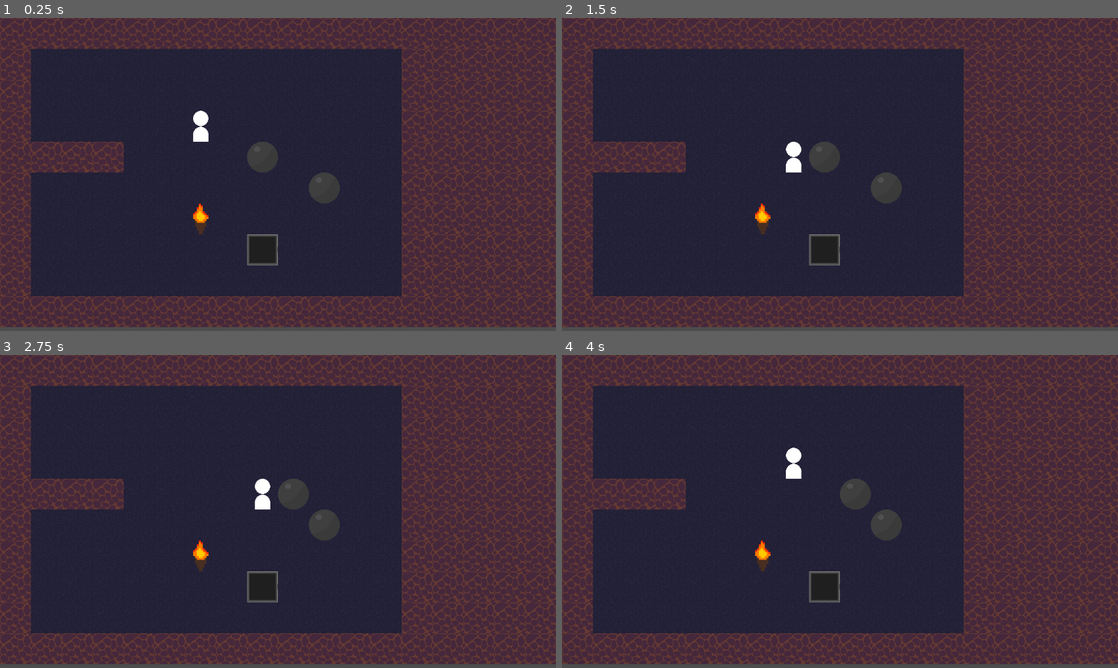
Above: before the commit, frames 1-4 (two rows, left to right).
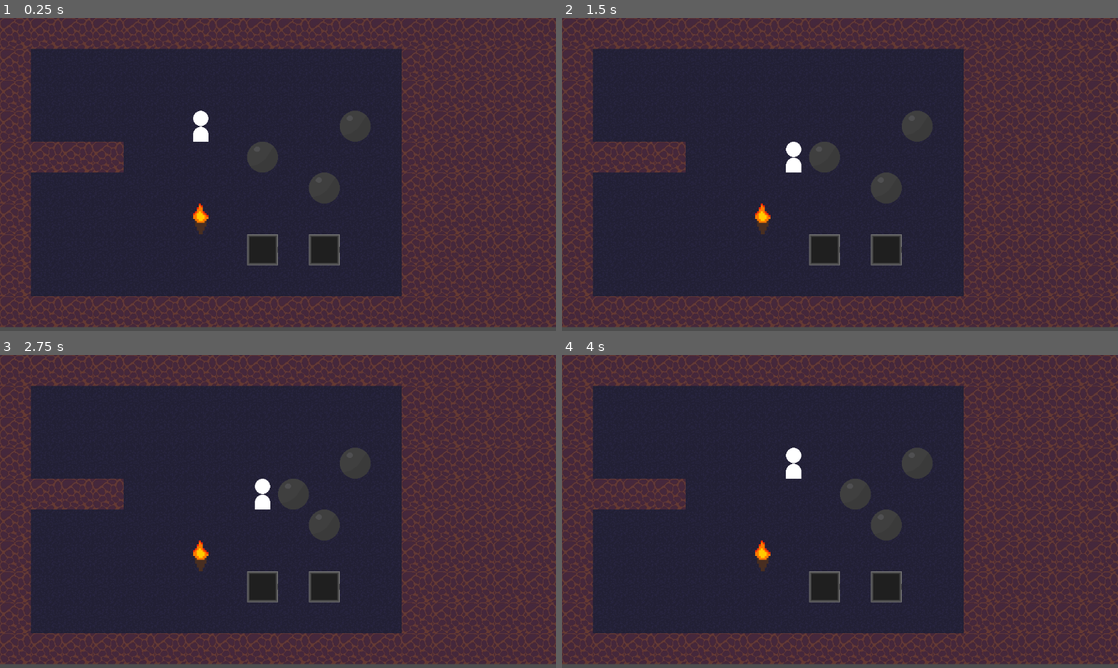
Above: after the commit, the same moments.

Repository: youssefevan/kickoff-jam-fall-2023
Game: Godot game, scene res://scenes/world_grid.tscn
Same seed, same stepped clock (60 frames per second), same inputs: the game is played once before the commit and once after it. This scene is started directly instead of the project's main scene.
Inputs:
- Up to frame 1 (0.25 s): no input
- Up to frame 2 (1.5 s): tap Enter at 0.5 s; hold D (right) 0.53-1.28 s; tap Space at 1.25 s; hold S (down) from 1.28 s (still down)
- Up to frame 3 (2.75 s): tap Enter at 2 s; release S (down) at 2.03 s; hold D (right) from 2.03 s (still down)
- Up to frame 4 (4 s): tap Space at 2.75 s; release D (right) at 2.78 s; hold W (up) 2.78-3.53 s; tap Enter at 3.5 s; hold A (left) from 3.53 s (still down)

The runs differ from the first frame. In frame 1, 0.7% of the frame differs, in the area x 55-67%, y 29-80%; in frame 2, 0.7%; in frame 3, 0.7%; in frame 4, 0.7%.

Commit message:
Stacking boulders in pit placeholder sprites

Diff:
--- a/KickoffJamFall2023/scenes/pit.tscn
+++ b/KickoffJamFall2023/scenes/pit.tscn
@@ -16,6 +16,7 @@
 [node name="Sprite" type="Sprite2D" parent="."]
 texture = ExtResource("2_q3qhj")
 hframes = 2
+vframes = 2
 
 [node name="Collider" type="CollisionShape2D" parent="."]
 shape = SubResource("RectangleShape2D_hrrqq")
--- a/KickoffJamFall2023/scenes/world_grid.tscn
+++ b/KickoffJamFall2023/scenes/world_grid.tscn
@@ -18,6 +18,9 @@
 [node name="BoulderGrid" parent="." instance=ExtResource("3_0cos2")]
 position = Vector2(512, 264)
 
+[node name="BoulderGrid3" parent="." instance=ExtResource("3_0cos2")]
+position = Vector2(704, 192)
+
 [node name="Torch" parent="." instance=ExtResource("4_s67g7")]
 position = Vector2(384, 384)
 
@@ -26,3 +29,7 @@
 
 [node name="Pit" parent="." instance=ExtResource("7_owveo")]
 position = Vector2(512, 448)
+
+[node name="Pit2" parent="." instance=ExtResource("7_owveo")]
+position = Vector2(640, 448)
+capacity = 2
--- a/KickoffJamFall2023/scripts/pit.gd
+++ b/KickoffJamFall2023/scripts/pit.gd
@@ -4,13 +4,30 @@
 @export var capacity := 1
 var current_boulders := 0
 
+func _ready():
+	super._ready()
+	if capacity == 1:
+		$Sprite.frame = 0
+	elif capacity == 2:
+		$Sprite.frame == 2
+
 func _on_area_entered(area):
 	if current_boulders != capacity:
 		if area is Pushable:
 			if area.type == type:
 				current_boulders += 1
-				$Sprite.frame = 1
+
+				update_sprite()
 				area.kill()
 
 			if current_boulders == capacity:
 				$Collider.disabled = true
+
+func update_sprite():
+	if capacity == 1:
+		$Sprite.frame = 1
+	elif capacity == 2:
+		if current_boulders == 1:
+			$Sprite.frame = 3
+		if current_boulders == 2:
+			$Sprite.frame = 1
Binary file changed: KickoffJamFall2023/sprites/pit.png
